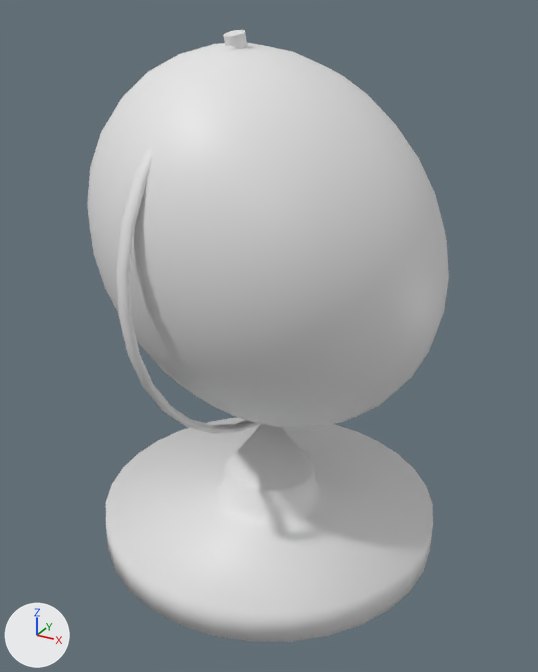
Before and after pictures for a commit that changed the FBX model Pawns/Space/Earth/Earth.fbx.
Both versions are drawn from a 50 mm camera at (0.186, -0.338, 0.295) aimed at (0.003, -0.006, 0.129). The axes (+X, +Y, +Z) are drawn at lower left. The lights are the same throughout. Materials are left out; every surface is plain grey. Where no turn or scale is listed for an object, it has been applied to the vertices.
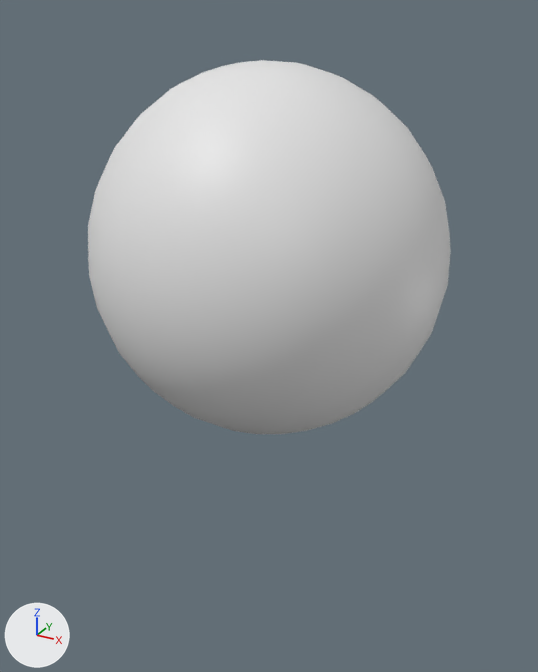
Commit message: Updated earth pawn

What changed in the scene script:
```text
Change ob_sphere:
    remove ob_sphere.parent = ob_globeholder
    ob_sphere.location: (9.539, 0.0, 24.33) -> (0.0, 0.0, 0.174)
    ob_sphere.rotation_euler: (0.332, -0.151, 1.365) -> (0.0, -0.262, 1.396)  # degrees (19, -8.7, 78) -> degrees (0, -15, 80)
    ob_sphere.scale: (19.8, 19.7, 15.3) -> (0.1, 0.1, 0.1)
Remove ob_curve:
    ob_curve = bpy.data.objects.new('Curve', me_sphere_001)
    ob_curve.location = (0.0073, 0.0415, 0.188)
Remove ob_globeholder:
    ob_globeholder = bpy.data.objects.new('GlobeHolder', me_cylinder_001)
    ob_globeholder.location = (0.0, 0.0, 0.0034)
    ob_globeholder.rotation_euler = (0.0, -0.262, 1.396)  # degrees (0, -15, 80)
    ob_globeholder.scale = (0.005, 0.005, 0.00687)
```

What differs and where, as boxes [x1, y1, x2, y2] in the pictures (538 x 672 px):
'Sphere', moved, turned, rescaled
    before: [87, 43, 449, 428]
    after: [88, 60, 451, 434]
'GlobeHolder', deleted
    before: [106, 30, 433, 642]
'Curve', deleted
    before: [116, 46, 262, 434]
